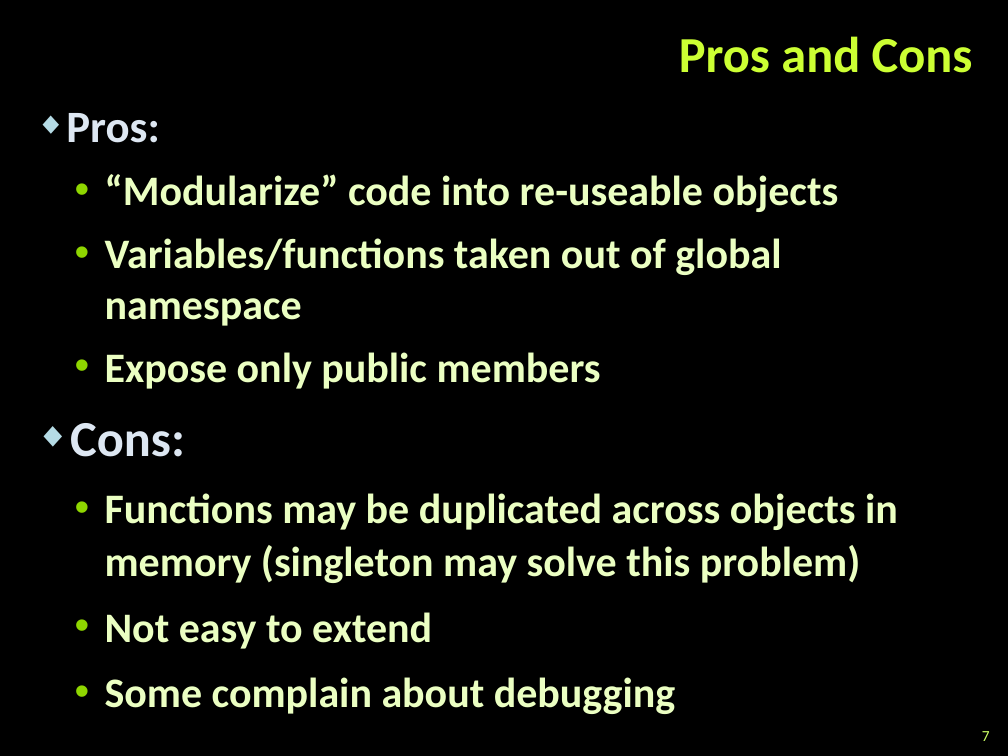
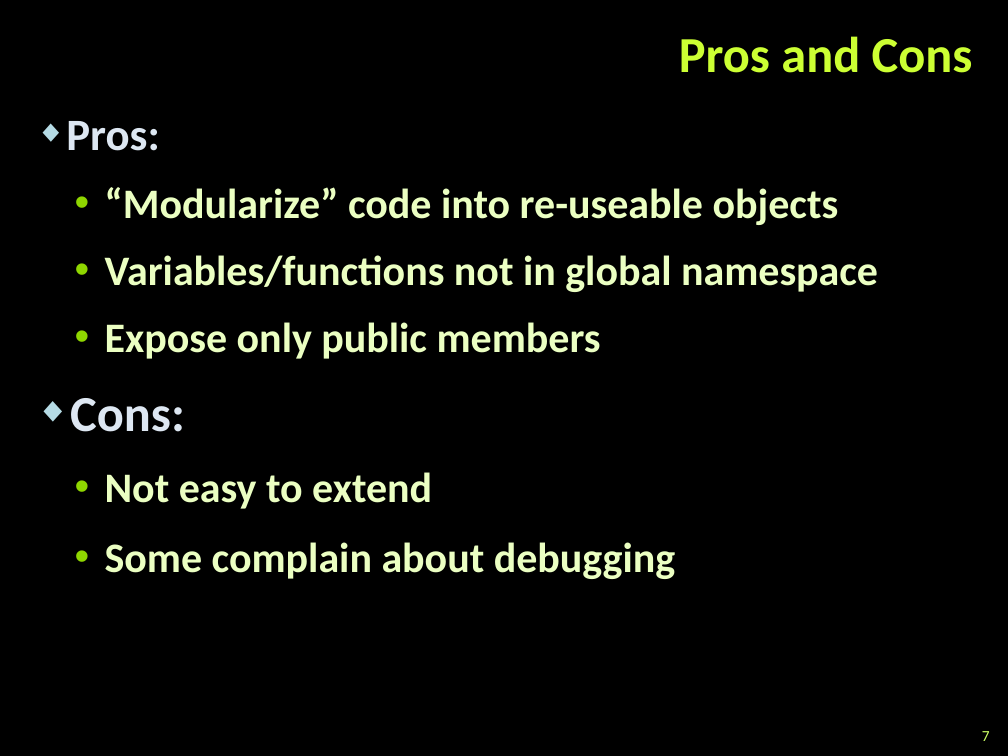
Before and after one commit to martin-nikolov/Telerik-Academy, a slide deck: slide 7 of Web Design & Development/5. JavaScript OOP/06. Modules and Patterns/Modules and Patterns.pptx. Drawn at 1008x756 pixels with LibreOffice and Linux fonts; fonts in the diff are those of the drawing; background and template pictures are left out. Boxes give left, top, right and bottom in pixels: in the first picture for what was removed or moved away, otherwise in the second. Text is boxed around its words. In the diff, an @@ line names an element or a change of style, - is before the commit and + after.

```diff
--- a/Web Design & Development/5. JavaScript OOP/06. Modules and Patterns/Modules and Patterns.pptx
+++ b/Web Design & Development/5. JavaScript OOP/06. Modules and Patterns/Modules and Patterns.pptx
@@ text "Pros:": place and size @@
-text "Pros:" at box(66, 113, 898, 714)
+text "Pros:" at box(66, 121, 878, 579)
@@ text at box(66, 121, 839, 579): more space between paragraphs @@
@@ text at box(105, 255, 878, 292): text changed @@
-  • Variables/functions taken out of global namespace
+  • Variables/functions not in global namespace
@@ text at box(105, 493, 898, 583): paragraph removed @@
-  • Functions may be duplicated across objects in memory (singleton may solve this problem)
```
Also in this commit, not shown: 9 other slides changed, 15 slides added, 2 slides removed, 19 other files.
